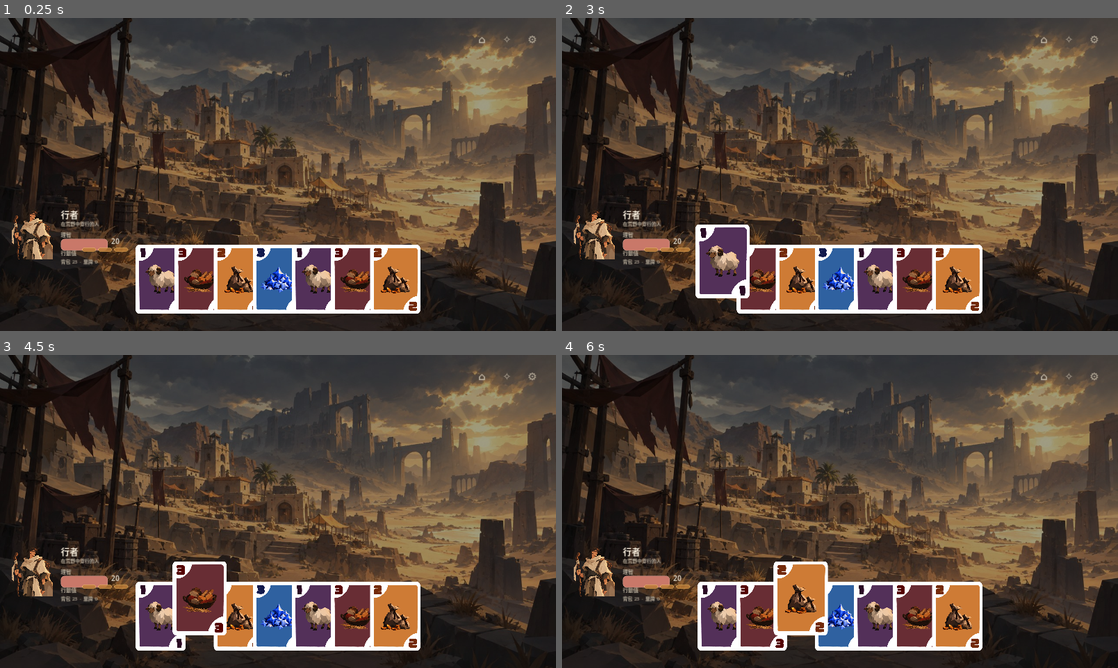
Above: before the commit, frames 1-4 (two rows, left to right).
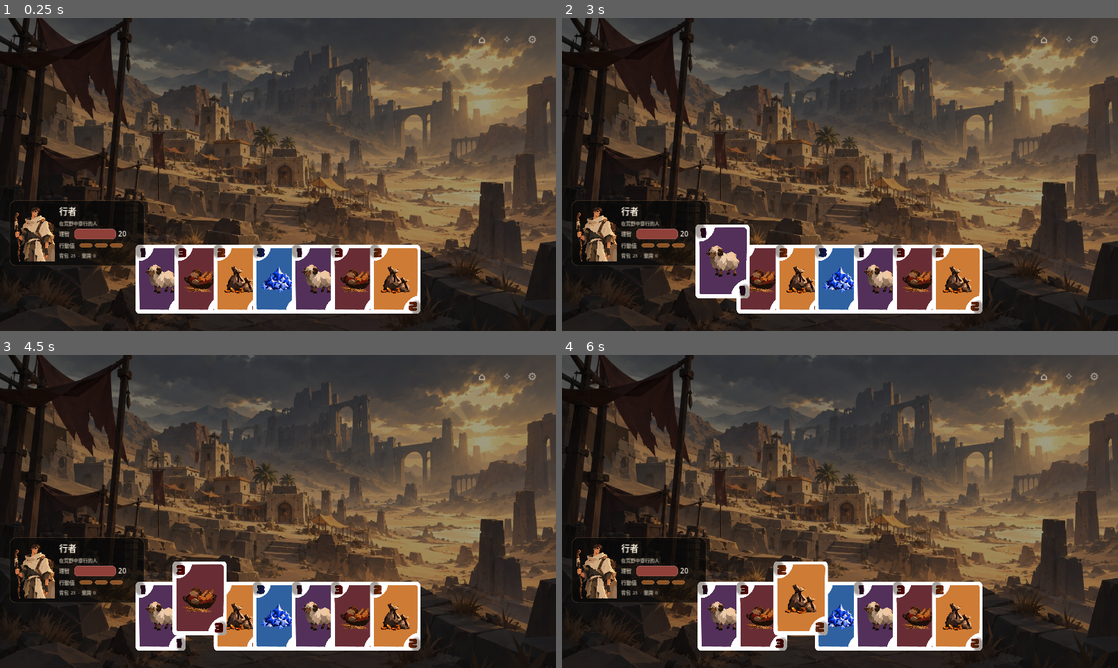
Above: after the commit, the same moments.

Repository: Timothy1007/shepherd
Game: Godot game, scene res://scenes/main.tscn
Two runs of this game, one before a commit and one after it. Both use one fixed random seed, a clock stepped at 60 frames per second and the inputs below.
Inputs (mouse positions are in pixels of both pictures, inside the frame that each line leads up to):
- Up to frame 1 (0.25 s): no input
- Up to frame 2 (3 s): click "⌂" at 0.5 s; click "✧" at 1.25 s; click "⚙" at 2 s; click (723, 277) at 2.77 s
- Up to frame 3 (4.5 s): click (161, 599) at 3.52 s; click (200, 614) at 4.27 s
- Up to frame 4 (6 s): click (762, 599) at 5.02 s; click (801, 614) at 5.77 s

The runs differ from the first frame. In frame 1, 3.2% of the frame differs, in the area x 1-76%, y 58-95%; in frame 2, 3.1%; in frame 3, 3.2%; in frame 4, 3.2%.

Commit message:
ui: add card depth and player status frame

Diff:
--- a/godot/scripts/main.gd
+++ b/godot/scripts/main.gd
@@ -1,7 +1,7 @@
 extends Control
 
 const CARD_SIZE := Vector2(116, 174)
-const HOVER_Y := -14.0
+const HOVER_Y := -20.0
 const SELECT_Y := -42.0
 const MOTION_TIME := 0.18
 
@@ -147,13 +147,20 @@
 		button.add_theme_stylebox_override("hover", panel_style(Color(0.18, 0.15, 0.11, 0.44), 12, Color(0.84, 0.68, 0.39, 0.42), 1))
 		nav.add_child(button)
 func _build_player_panel() -> void:
-	var panel := Control.new()
-	panel.position = Vector2(28, 438)
-	panel.size = Vector2(282, 126)
+	var panel := Panel.new()
+	panel.position = Vector2(22, 420)
+	panel.size = Vector2(310, 150)
+	panel.add_theme_stylebox_override("panel", panel_style(Color(0.025, 0.028, 0.028, 0.68), 14, Color(0.48, 0.34, 0.20, 0.62), 1))
 	add_child(panel)
+	var content := HBoxContainer.new()
+	content.position = Vector2(12, 10)
+	content.size = Vector2(286, 130)
+	content.add_theme_constant_override("separation", 10)
+	content.mouse_filter = Control.MOUSE_FILTER_IGNORE
+	panel.add_child(content)
 	var portrait := TextureRect.new()
-	portrait.position = Vector2(0, 0)
-	portrait.size = Vector2(94, 118)
+	portrait.custom_minimum_size = Vector2(92, 124)
+	portrait.size = Vector2(92, 124)
 	var source_texture := load("res://assets/characters/character-wanderer-v1-transparent.png") as Texture2D
 	var half_body := AtlasTexture.new()
 	half_body.atlas = source_texture
@@ -164,37 +171,46 @@
 	portrait.texture_filter = CanvasItem.TEXTURE_FILTER_LINEAR
 	portrait.modulate = Color(1.0, 0.94, 0.82, 0.97)
 	portrait.mouse_filter = Control.MOUSE_FILTER_IGNORE
-	panel.add_child(portrait)
+	content.add_child(portrait)
+	var info := VBoxContainer.new()
+	info.custom_minimum_size = Vector2(174, 124)
+	info.add_theme_constant_override("separation", 4)
+	info.mouse_filter = Control.MOUSE_FILTER_IGNORE
+	content.add_child(info)
 	var name_label := make_label("行者", 20, TEXT)
-	name_label.position = Vector2(112, 0)
-	panel.add_child(name_label)
+	info.add_child(name_label)
 	var role := make_label("在荒野中穿行的人", 11, MUTED)
-	role.position = Vector2(112, 27)
-	panel.add_child(role)
+	info.add_child(role)
+	var sanity_row := HBoxContainer.new()
+	sanity_row.custom_minimum_size = Vector2(174, 22)
+	sanity_row.add_theme_constant_override("separation", 5)
+	info.add_child(sanity_row)
 	var sanity_caption := make_label("理智", 12, MUTED)
-	sanity_caption.position = Vector2(112, 50)
-	panel.add_child(sanity_caption)
-	var sanity_bar := make_progress(20, 20, RED, Vector2(108, 10))
-	sanity_bar.position = Vector2(112, 70)
-	panel.add_child(sanity_bar)
+	sanity_caption.custom_minimum_size = Vector2(30, 20)
+	sanity_row.add_child(sanity_caption)
+	var sanity_bar := make_progress(20, 20, Color("#8f4038"), Vector2(96, 10))
+	sanity_bar.custom_minimum_size = Vector2(96, 10)
+	sanity_bar.size = Vector2(96, 10)
+	sanity_bar.size_flags_vertical = Control.SIZE_SHRINK_CENTER
+	sanity_row.add_child(sanity_bar)
 	var sanity_value := make_label("20", 16, TEXT)
-	sanity_value.position = Vector2(228, 64)
-	panel.add_child(sanity_value)
+	sanity_value.custom_minimum_size = Vector2(24, 20)
+	sanity_row.add_child(sanity_value)
+	var ap_row := HBoxContainer.new()
+	ap_row.custom_minimum_size = Vector2(174, 18)
+	ap_row.add_theme_constant_override("separation", 5)
+	info.add_child(ap_row)
 	var ap_caption := make_label("行動值", 12, MUTED)
-	ap_caption.position = Vector2(112, 92)
-	panel.add_child(ap_caption)
-	var ap_row := HBoxContainer.new()
-	ap_row.position = Vector2(161, 90)
-	ap_row.add_theme_constant_override("separation", 5)
-	panel.add_child(ap_row)
+	ap_caption.custom_minimum_size = Vector2(42, 18)
+	ap_row.add_child(ap_caption)
 	for i in range(3):
 		var pip := Panel.new()
-		pip.custom_minimum_size = Vector2(32, 10)
-		pip.add_theme_stylebox_override("panel", panel_style(Color(0.74, 0.49, 0.22, 0.82), 5, Color(0.95, 0.77, 0.43, 0.55), 1))
+		pip.custom_minimum_size = Vector2(30, 10)
+		pip.size_flags_vertical = Control.SIZE_SHRINK_CENTER
+		pip.add_theme_stylebox_override("panel", panel_style(Color(0.58, 0.34, 0.16, 0.92), 5, Color(0.82, 0.57, 0.29, 0.55), 1))
 		ap_row.add_child(pip)
 	var deck_caption := make_label("背包 23  ·  棄牌 0", 11, MUTED)
-	deck_caption.position = Vector2(112, 114)
-	panel.add_child(deck_caption)
+	info.add_child(deck_caption)
 func _build_hand() -> void:
 	var hand_panel := Control.new()
 	hand_panel.position = Vector2(0, 496)
@@ -220,6 +236,10 @@
 		card.texture_filter = CanvasItem.TEXTURE_FILTER_LINEAR
 		card.texture_normal = load(item[2])
 		card.material = _rounded_card_material(0.065)
+		var card_style := _card_style()
+		card.add_theme_stylebox_override("normal", card_style)
+		card.add_theme_stylebox_override("hover", _card_style(Color(0.18, 0.12, 0.07, 0.68), 8))
+		card.add_theme_stylebox_override("pressed", _card_style(Color(0.18, 0.12, 0.07, 0.78), 8))
 		card.tooltip_text = item[0] + "  " + item[1]
 		hand.add_child(card)
 		card_home[card] = card.position
@@ -332,6 +352,23 @@
 		if not card_rect.has_point(local_mouse) and not inspector_rect.has_point(local_mouse):
 			_close_inspector()
 
+func _card_style(shadow := Color(0.0, 0.0, 0.0, 0.50), shadow_size := 6) -> StyleBoxFlat:
+	var style := StyleBoxFlat.new()
+	style.bg_color = Color(0.0, 0.0, 0.0, 0.0)
+	style.border_width_left = 2
+	style.border_width_top = 2
+	style.border_width_right = 2
+	style.border_width_bottom = 2
+	style.border_color = Color("#3a2a1a")
+	style.corner_radius_top_left = 9
+	style.corner_radius_top_right = 9
+	style.corner_radius_bottom_left = 9
+	style.corner_radius_bottom_right = 9
+	style.shadow_color = shadow
+	style.shadow_size = shadow_size
+	style.shadow_offset = Vector2(0, 4)
+	return style
+
 func _rounded_card_material(radius: float) -> ShaderMaterial:
 	var shader := Shader.new()
 	shader.code = """shader_type canvas_item;
@@ -350,7 +387,11 @@
 void fragment() {
     vec4 tex = texture(TEXTURE, UV);
     float mask = rounded_rect_alpha(UV, radius, edge_softness);
-    COLOR = vec4(tex.rgb * COLOR.rgb, tex.a * COLOR.a * mask);
+    float top_plate = 1.0 - smoothstep(0.075, 0.13, length(UV - vec2(0.085, 0.085)));
+    float bottom_plate = 1.0 - smoothstep(0.075, 0.13, length(UV - vec2(0.915, 0.915)));
+    float plate = max(top_plate, bottom_plate) * 0.42;
+    vec3 plated = mix(tex.rgb, vec3(0.16, 0.10, 0.05), plate);
+    COLOR = vec4(plated * COLOR.rgb, tex.a * COLOR.a * mask);
 }"""
 	var material := ShaderMaterial.new()
 	material.shader = shader
